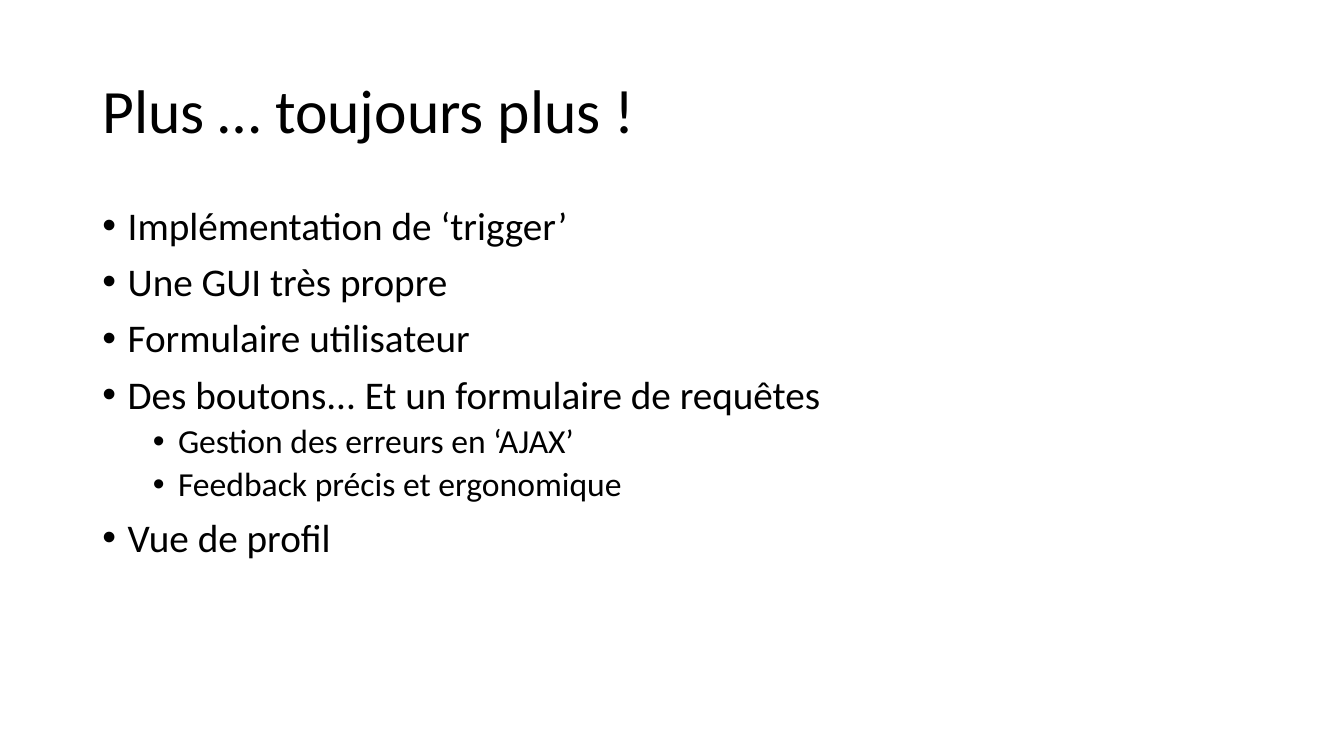
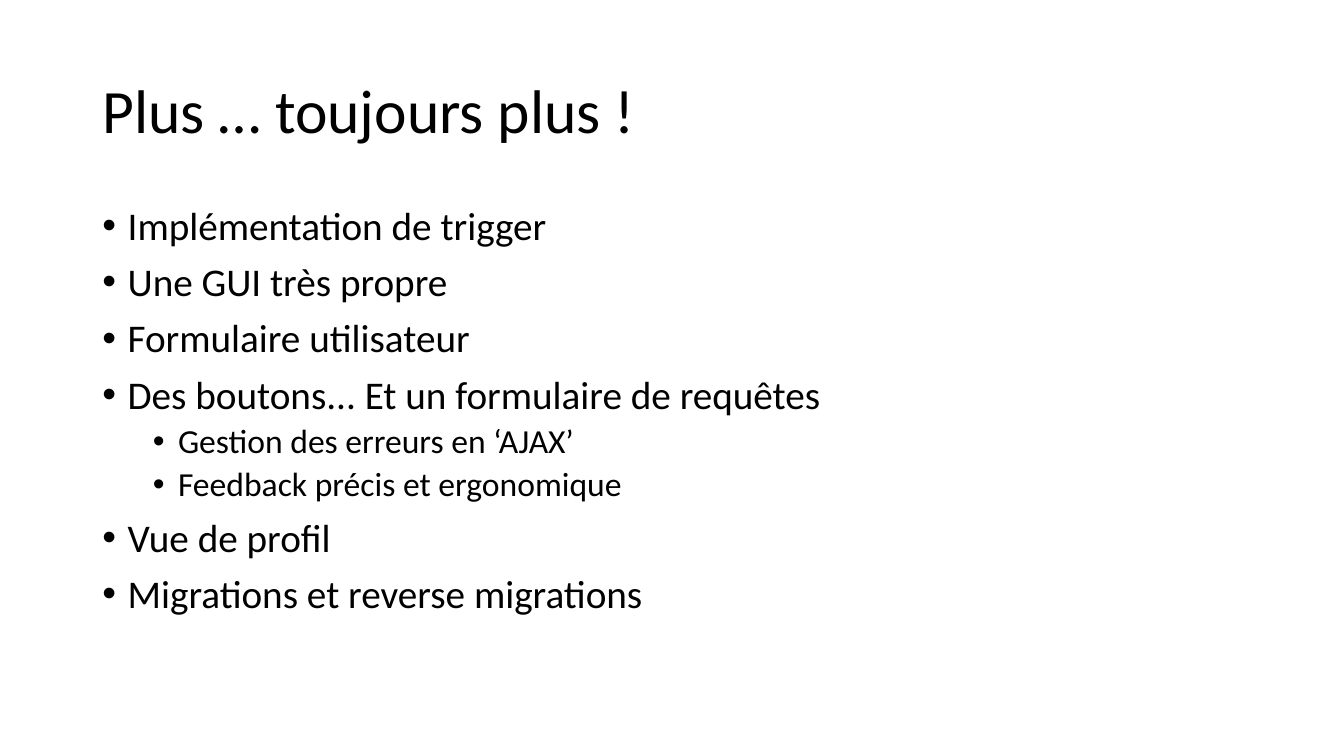
Before and after one commit to LoicULB/BDD_vaccination, a slide deck: slide 18 of Presentation.pptx. Drawn at 1344x756 pixels with LibreOffice and Linux fonts; fonts in the diff are those of the drawing. Boxes give left, top, right and bottom in pixels: in the first picture for what was removed or moved away, otherwise in the second. Text is boxed around its words. In the diff, an @@ line names an element or a change of style, - is before the commit and + after.

Commit message:
Présentation en pdf

```diff
--- a/Presentation.pptx
+++ b/Presentation.pptx
@@ text at <box>128,212,547,247</box>: text changed @@
-• Implémentation de ‘trigger’
+• Implémentation de trigger
@@ text at <box>128,581,642,615</box>: paragraph added @@
+• Migrations et reverse migrations
```
Also in this commit, not shown: 3 other slides changed, 1 slide added, 11 other files.
